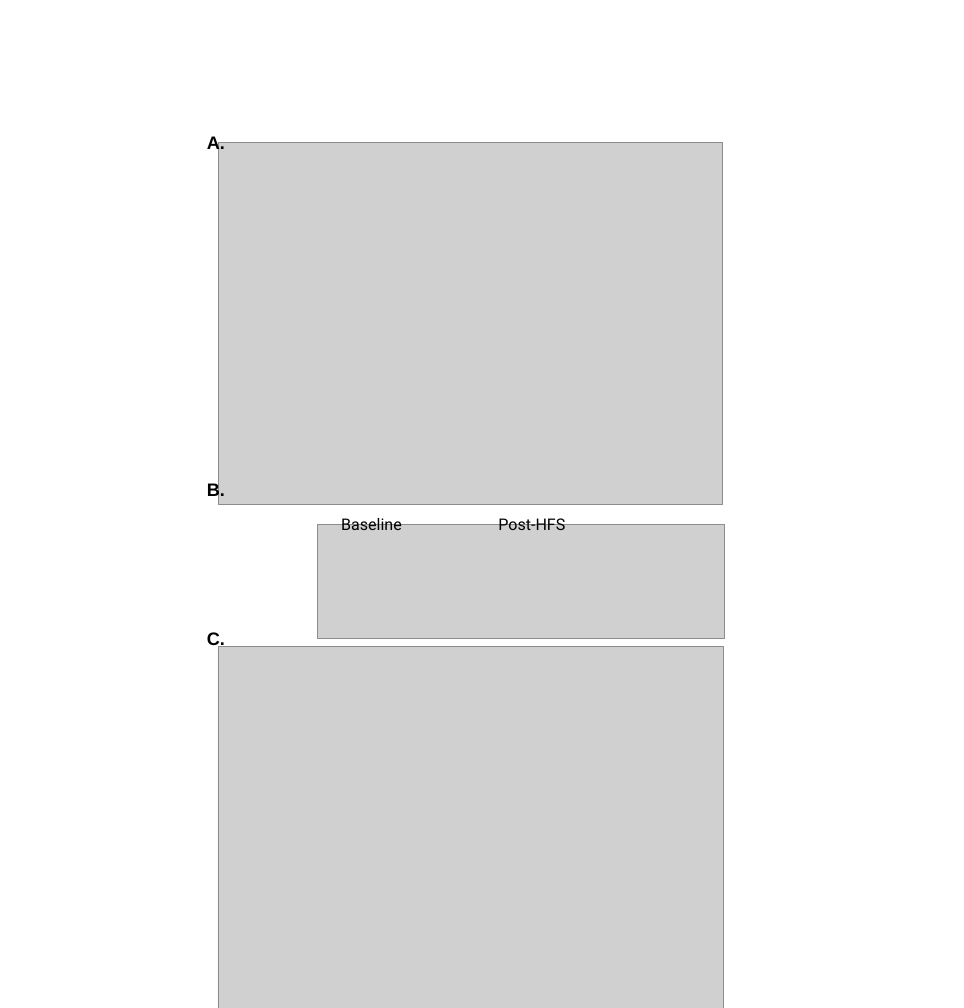
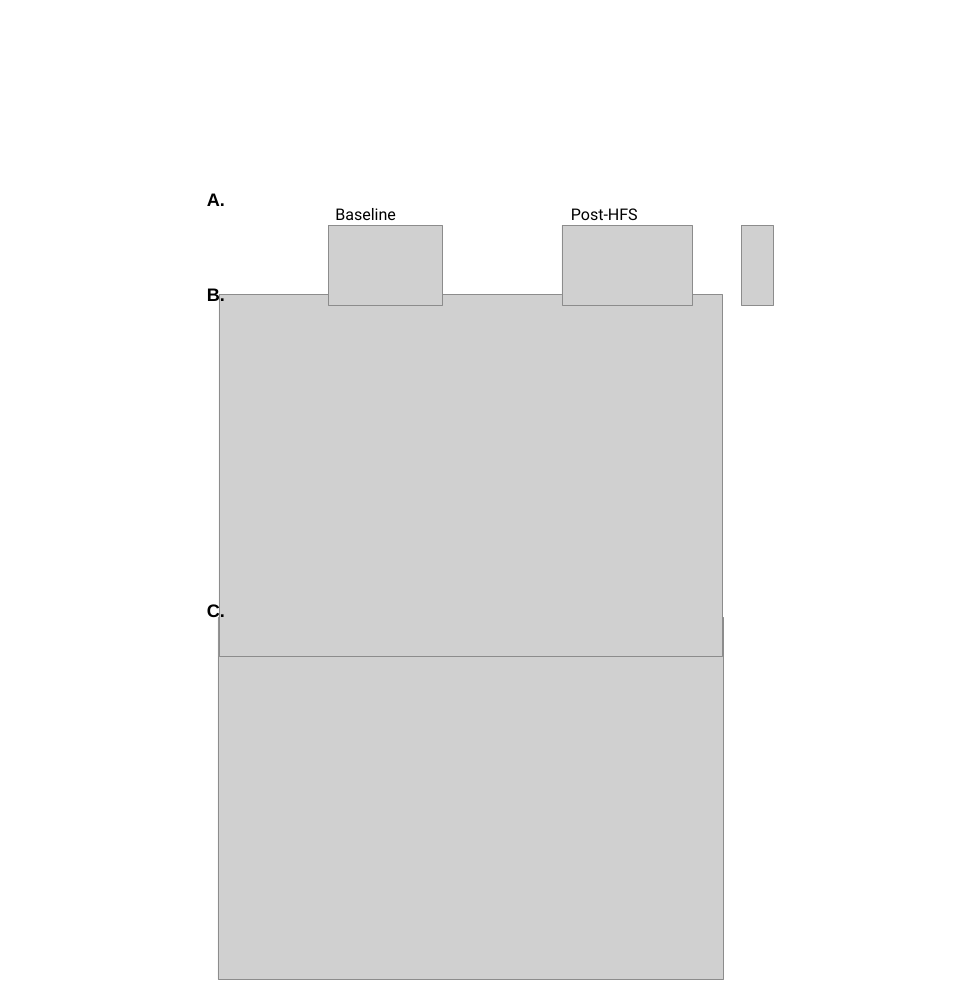
Before and after one commit to rmuzzatti/honours, a slide deck: slide 2 of Writing/thesis/results/results_figures.pptx (slide 8 before the commit). Drawn at 964x1008 pixels with LibreOffice and Linux fonts; fonts in the diff are those of the drawing; grey boxes stand for pictures. Boxes give left, top, right and bottom in pixels: in the first picture for what was removed or moved away, otherwise in the second. Text is boxed around its words. In the diff, an @@ line names an element or a change of style, - is before the commit and + after.

Commit message:
thesis stuff and post thesis spont currents

```diff
--- a/Writing/thesis/results/results_figures.pptx
+++ b/Writing/thesis/results/results_figures.pptx
@@ picture removed at bbox=[219, 142, 723, 504] @@
@@ text "A." rewrapped from bbox=[207, 136, 225, 153] to bbox=[207, 193, 225, 206] @@
@@ text "Baseline": place and size @@
-text "Baseline" at bbox=[341, 515, 402, 530]
+text "Baseline" at bbox=[335, 208, 396, 220]
@@ text "Post-HFS": place and size @@
-text "Post-HFS" at bbox=[498, 515, 565, 530]
+text "Post-HFS" at bbox=[571, 208, 638, 220]
@@ picture added at bbox=[328, 225, 442, 305] @@
@@ picture added at bbox=[562, 225, 692, 305] @@
@@ picture added at bbox=[741, 225, 773, 305] @@
@@ text "B.": place and size @@
-text "B." at bbox=[207, 482, 225, 500]
+text "B." at bbox=[207, 287, 225, 305]
@@ picture added at bbox=[219, 295, 722, 656] @@
@@ picture removed at bbox=[318, 524, 724, 638] @@
@@ text "C.": place and size @@
-text "C." at bbox=[207, 632, 225, 649]
+text "C." at bbox=[207, 603, 225, 621]
@@ picture: place and size @@
-picture at bbox=[218, 646, 723, 1008]
+picture at bbox=[218, 617, 723, 979]
```
Also in this commit, not shown: 6 other slides changed, 7 slides added, 3 slides removed, 47 other files.
